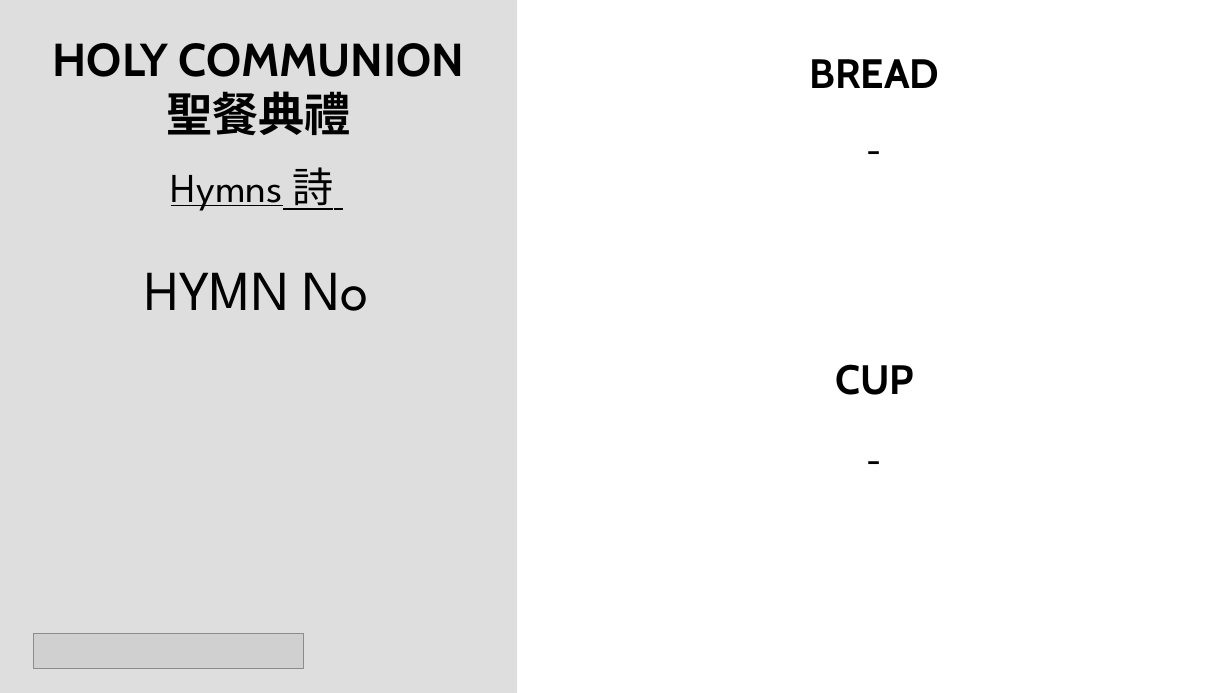
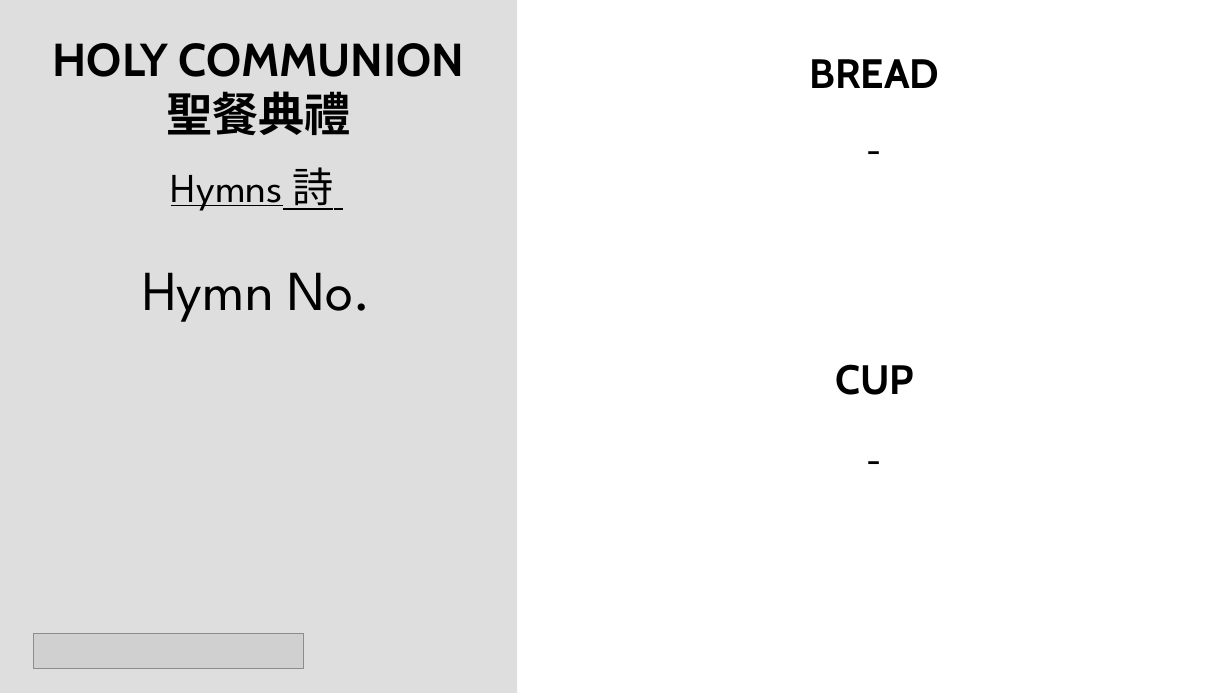
Before and after one commit to calebchanwy/tjc-powerpoint, a slide deck: slide 7 of TJCPowerPoint/bin/Debug/Files/ServiceWidescreen.pptx. Drawn at 1232x693 pixels with LibreOffice and Linux fonts; fonts in the diff are those of the drawing; grey boxes stand for pictures; background and template pictures are left out. Boxes give left, top, right and bottom in pixels: in the first picture for what was removed or moved away, otherwise in the second. Text is boxed around its words. In the diff, an @@ line names an element or a change of style, - is before the commit and + after.

Commit message:
04/01/23 Fixed all bold hymn switching for HC

```diff
--- a/TJCPowerPoint/bin/Debug/Files/ServiceWidescreen.pptx
+++ b/TJCPowerPoint/bin/Debug/Files/ServiceWidescreen.pptx
@@ text at (142, 272, 372, 322): text changed @@
-HYMN No
+Hymn No.
```
Also in this commit, not shown: 2 other slides changed, 13 other files.
